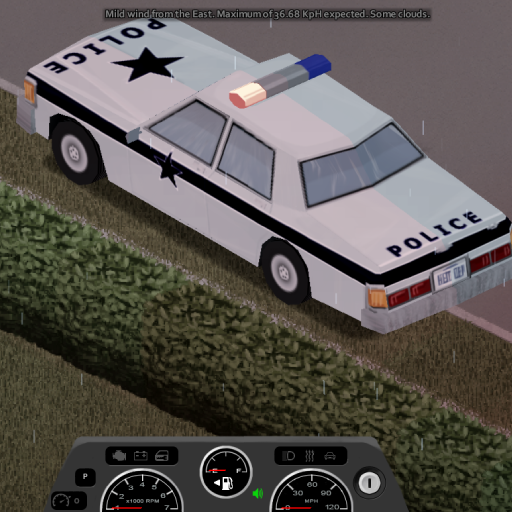
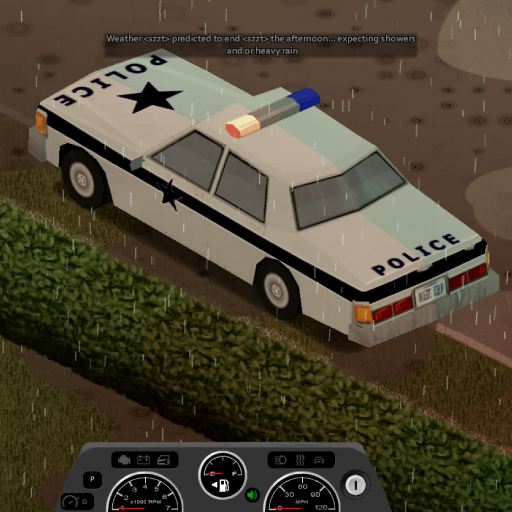
Two versions of the same layered image (512 x 512). Layer-by-layer changes:
added layer "Layer 2" above "Layer 1" over [0, 0, 512, 512]
hid "Layer 1" over [0, 0, 512, 512]
hid "Background" over [0, 0, 512, 512]
